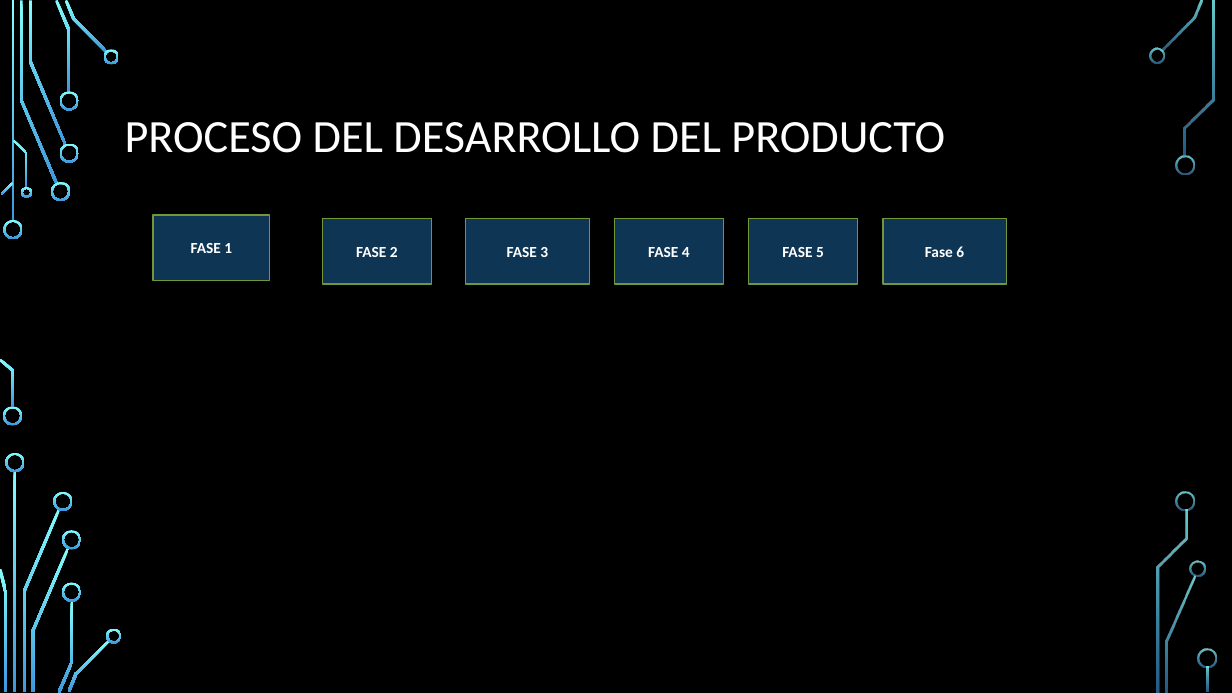
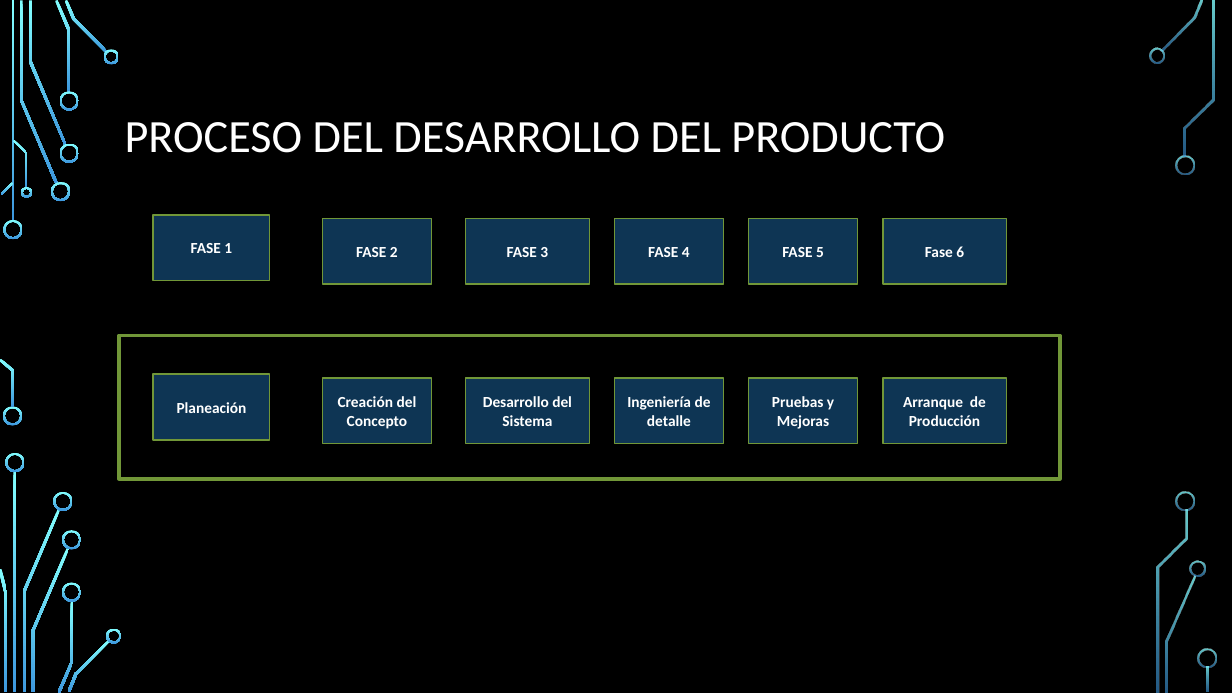
Before and after one commit to jldorado/Repo3, a slide deck: slide 2 of Proyectos.pptx. Drawn at 1232x693 pixels with LibreOffice and Linux fonts; fonts in the diff are those of the drawing; background and template pictures are left out. Boxes give left, top, right and bottom in pixels: in the first picture for what was removed or moved away, otherwise in the second. Text is boxed around its words. In the diff, an @@ line names an element or a change of style, - is before the commit and + after.

Commit message:
Se anexa Diagrama fases

```diff
--- a/Proyectos.pptx
+++ b/Proyectos.pptx
@@ rectangle added at [119, 335, 1060, 479], outline #729838 3 pt @@
@@ group added at [153, 374, 1006, 444]: 6 rectangles @@
+Planeación
+Creación del Concepto
+Desarrollo del Sistema
+Ingeniería de detalle
+Pruebas y Mejoras
+Arranque de Producción
```
